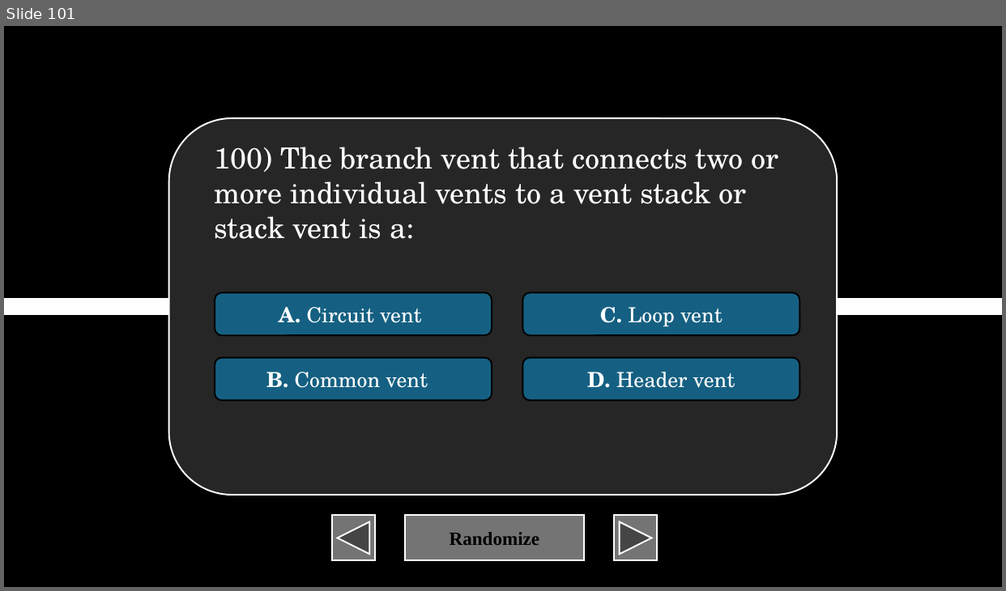
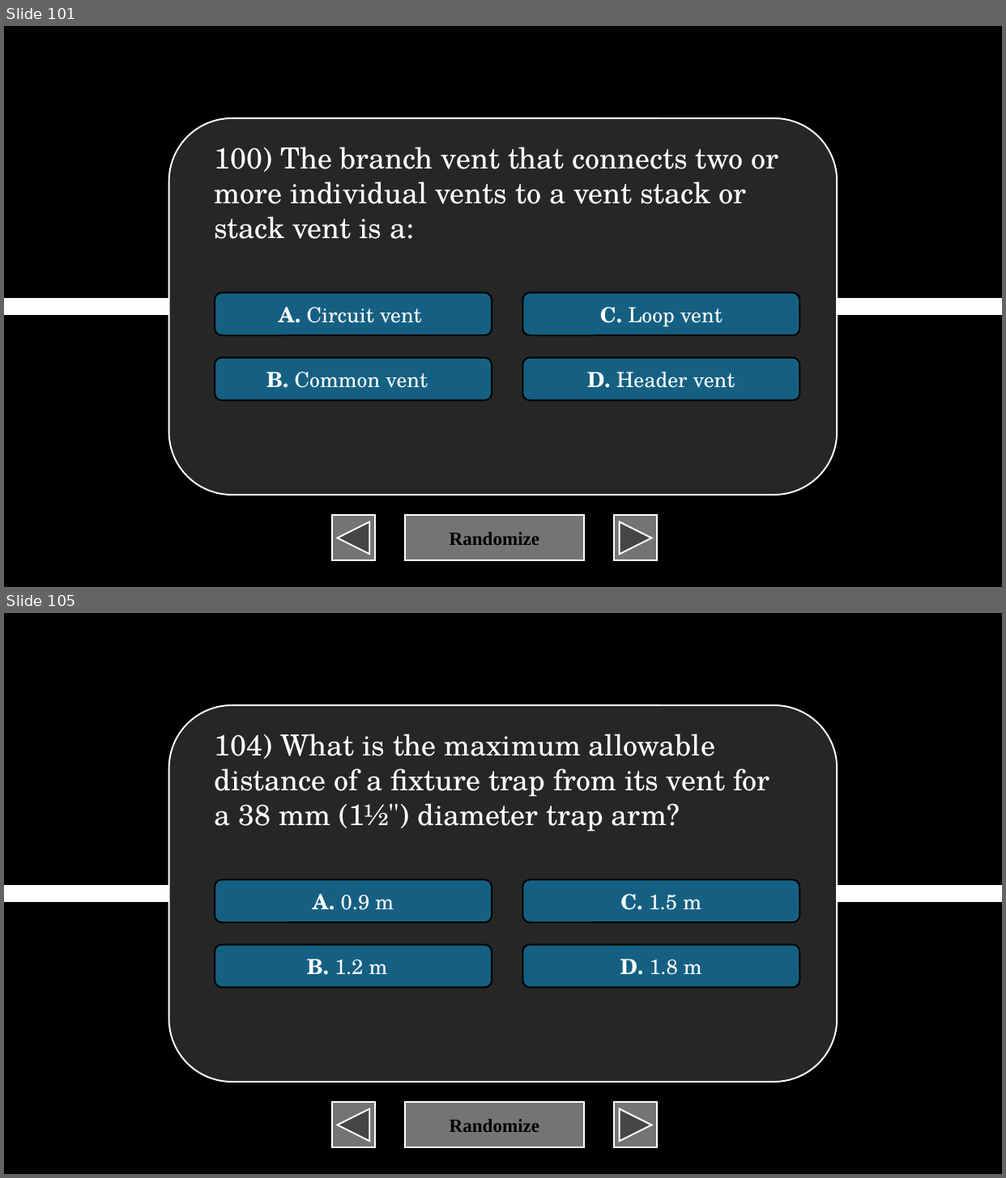
Before and after one commit to XIvanSolomonX/Archi-Reviewer, a slide deck: BulUti.pptm. Shown one above the other, each under a label of ours: slide 101 before the commit, slides 101 and 105 after it; the slides between them are not shown. The pictures are 1006x591 and 1006x1178 pixels, drawn with LibreOffice and Linux fonts; fonts in the diff are those of the drawing. Boxes give left, top, right and bottom in pixels: in the first picture for what was removed or moved away, otherwise in the second. Text is boxed around its words. In the diff, an @@ line names an element or a change of style, - is before the commit and + after.

```diff
--- a/BulUti.pptm
+++ b/BulUti.pptm
@@ slide 105 added at <box>4,613,1002,1174</box>, background #000000 @@
@@ rounded rectangle added at <box>168,705,837,1082</box>, fill #262626, outline #FFFFFF 1.5 pt @@
@@ text added at <box>214,734,769,832</box>, 28 pt, text #FFFFFF @@
+104) What is the maximum allowable distance of a fixture trap from its vent for a 38 mm (1½") diameter trap arm?
@@ rounded rectangle added at <box>215,879,492,922</box>, fill #156082, outline #000000 1.5 pt, 20 pt, text #FFFFFF @@
+A. 0.9 m
@@ rounded rectangle added at <box>522,879,799,922</box>, fill #156082, outline #000000 1.5 pt, 20 pt, text #FFFFFF @@
+C. 1.5 m
@@ line added from (4, 894) to (1002, 894), #FFFFFF 16 pt @@
@@ rounded rectangle added at <box>215,944,492,987</box>, fill #156082, outline #000000 1.5 pt, 20 pt, text #FFFFFF @@
+B. 1.2 m
@@ rounded rectangle added at <box>522,944,799,987</box>, fill #156082, outline #000000 1.5 pt, 20 pt, text #FFFFFF @@
+D. 1.8 m
@@ action button back previous added at <box>332,1102,374,1148</box>, fill #747474, outline #FFFFFF 1.5 pt @@
@@ action button blank added at <box>405,1102,584,1148</box>, fill #747474, outline #FFFFFF 1.5 pt, 18 pt, text #000000, bold @@
+Randomize
@@ action button forward next added at <box>614,1102,657,1148</box>, fill #747474, outline #FFFFFF 1.5 pt @@
```
Also in this commit, not shown: 1 slide changed, 99 other slides added, 2 other files.
